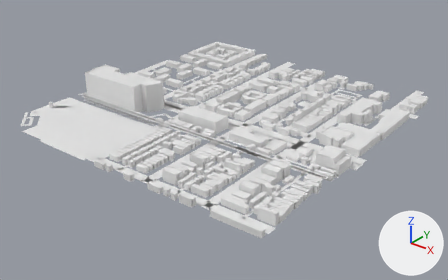
The glTF model app/public/world/tiles/-3_-7.glb, before and after one commit.
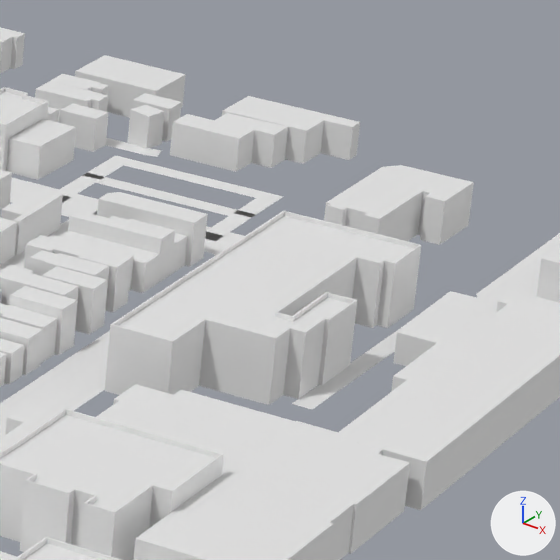
Each version appears first whole from a 50 mm lens placed at (-673.0, 2528.0, 399.0), pointed at (-1239.0, 3236.0, -40.0), and next in a close-up on the part from 72% to 90% of the width and 24% to 53% of the height. Arrows for +X, +Y and +Z are at lower right; the lights stay in place. The first two pictures are the older version. Where no turn or scale is listed for an object, it has been applied to the vertices. Vertices at exactly the same position are counted once.

Script lines for the objects in view, before the commit:
```python
me_buildings = bpy.data.meshes.new('buildings')
me_buildings.from_pydata(...)  # 5007 vertices, 7307 faces; spans x -247.0..247.0, y -264.0..264.0, z -23.0..23.0
me_ground = bpy.data.meshes.new('ground')
me_ground.from_pydata(...)  # 1051 vertices, 844 faces; spans x -258.0..258.0, y -270.0..270.0, z 0.0
ob_buildings = bpy.data.objects.new('buildings', me_buildings)
ob_buildings.location = (-1245.2, 3262.6, 23.4)
ob_ground = bpy.data.objects.new('ground', me_ground)
ob_ground.location = (-1249.2, 3270.1, 0.1)
```
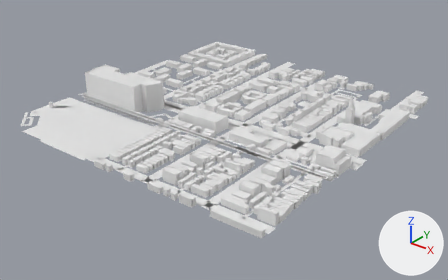
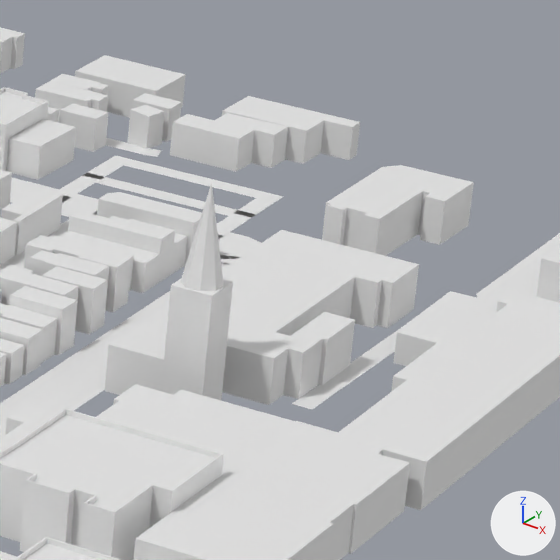
Where the newer file only moved an object's origin or applied its transform, the numbers keep the older frame.

Diff of the bpy script that builds the scene:
```diff
--- a/app/public/world/tiles/-3_-7.glb.py
+++ b/app/public/world/tiles/-3_-7.glb.py
@@ me_buildings @@
 # used by ob_buildings; location = (-1245.2, 3262.6, 23.4)
-me_buildings.from_pydata(...)  # 5007 vertices, 7307 faces; spans x -247.0..247.0, y -264.0..264.0, z -23.0..23.0
+me_buildings.from_pydata(...)  # 4970 vertices, 7217 faces; spans x -247.0..247.0, y -264.0..264.0, z -23.0..30.0
+# me_buildings part 1: the loose piece of 8 vertices spanning x 125.0..139.0, y 62.0..69.0, z -23.0..-14.0 is copied, and the copy is scaled about its middle by (0.736, 1.49, 3.27), then moved by (44.0, 6.0, 10.0); it spans x 171.0..181.0, y 66.0..76.0, z -23.0..6.0
+# me_buildings part 2
+# 72 vertices are removed from x 155.0..194.0, y 66.0..153.0, z -8.0..-7.0
+# 160 faces are deleted
+# 9 vertices are added at x 171.0..180.0, y 67.0..76.0, z 6.0..30.0
+# 18 new vertices lie (0.0, 0.0, 11.0) away from vertices in x 155.0..194.0, y 66.0..153.0, z -23.0
+# 60 new faces join them
```

Boxes (x1, y1, x2, y2) around the edits, measured in the close-ups (560 x 560 px):
part 1 of me_buildings, added: after (164, 279, 233, 400)
part 2 of me_buildings, cut back: before (105, 211, 421, 405); after (105, 183, 419, 405)
